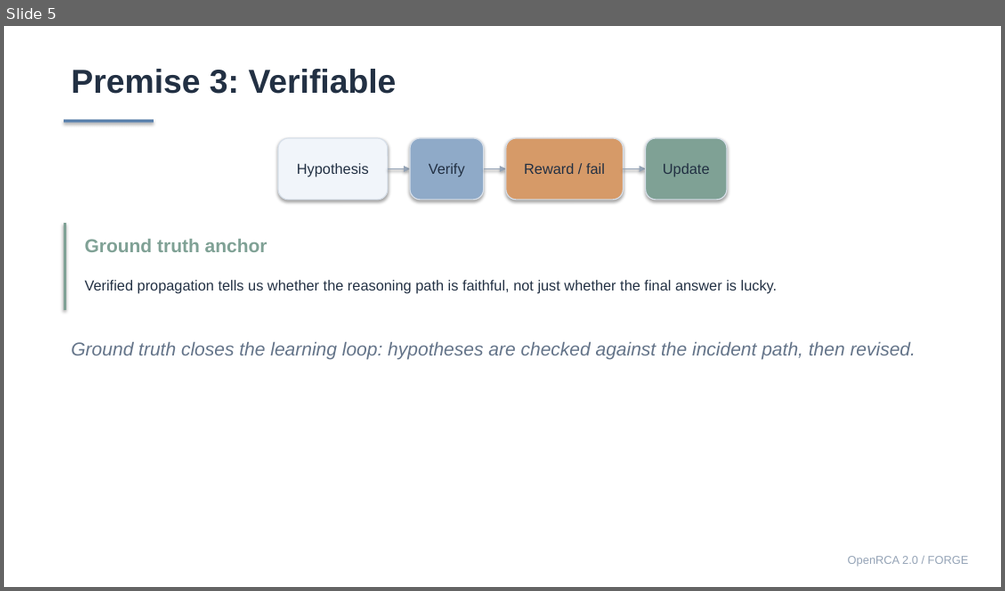
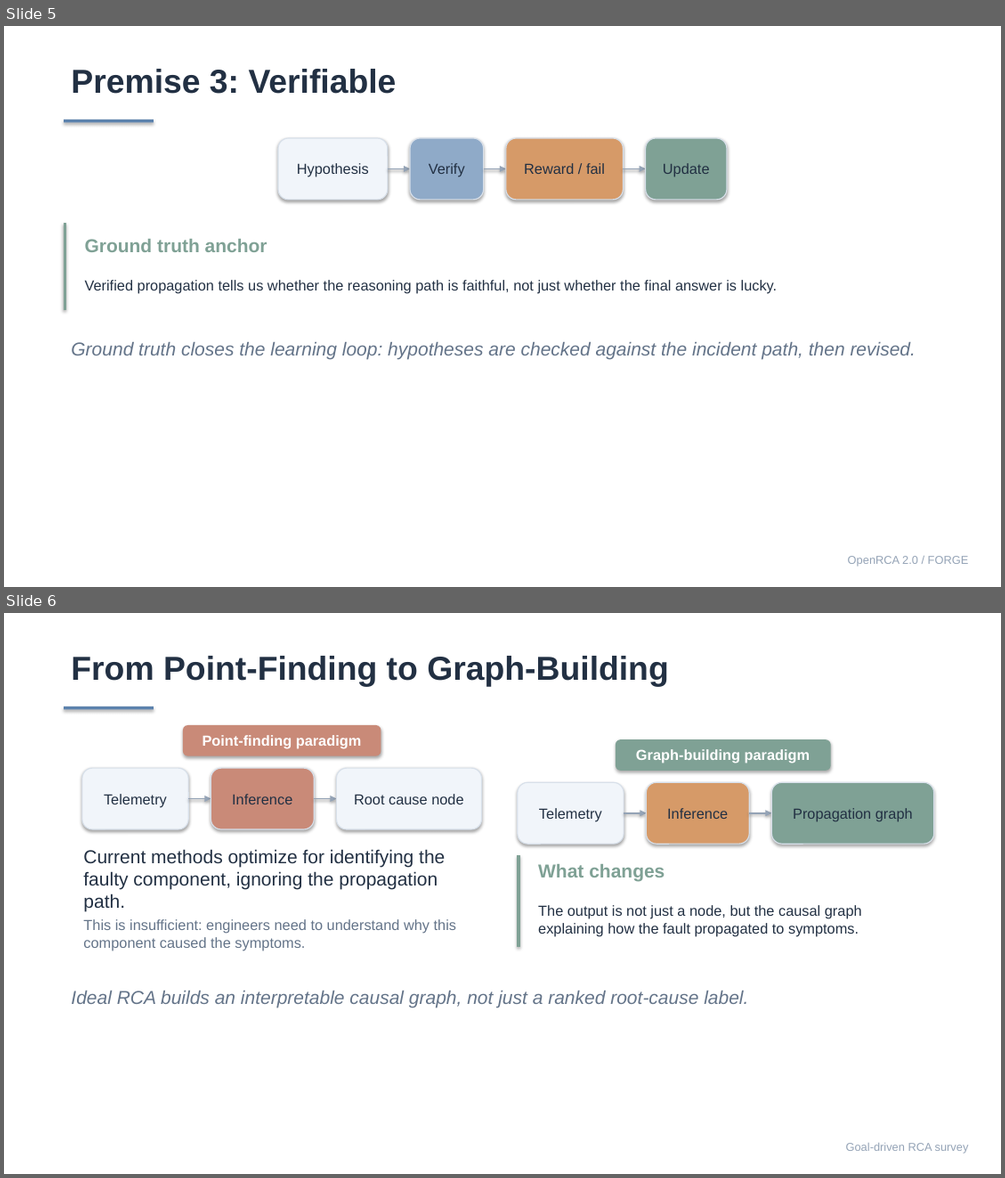
Before and after one commit to Lincyaw/paperops, a slide deck: examples/self-intro/diagnostic_world_model.pptx. Shown one above the other, each under a label of ours: slide 5 before the commit, slides 5 and 6 after it. The pictures are 1005x591 and 1005x1178 pixels, drawn with LibreOffice and Linux fonts; fonts in the diff are those of the drawing. Boxes give left, top, right and bottom in pixels: in the first picture for what was removed or moved away, otherwise in the second. Text is boxed around its words. In the diff, an @@ line names an element or a change of style, - is before the commit and + after.

```diff
--- a/examples/self-intro/diagnostic_world_model.pptx
+++ b/examples/self-intro/diagnostic_world_model.pptx
@@ slide 6 added at <box>4,613,1001,1174</box>, background #FFFFFF @@
@@ text added at <box>71,656,669,686</box>, 32 pt, text #223043, bold @@
+From Point-Finding to Graph-Building
@@ rectangle added at <box>64,706,154,709</box>, fill #5C82AD @@
@@ rounded rectangle added at <box>183,725,380,755</box>, fill #C98A78, 14 pt, text #FFFFFF, bold @@
+Point-finding paradigm
@@ rounded rectangle added at <box>615,739,831,770</box>, fill #7FA195, 14 pt, text #FFFFFF, bold @@
+Graph-building paradigm
@@ rounded rectangle added at <box>82,768,189,829</box>, fill #F1F5FA, outline #D8E0EA 1 pt, 14 pt, text #223043 @@
+Telemetry
@@ rounded rectangle added at <box>211,768,315,829</box>, fill #C98A78, outline #D8E0EA 1 pt, 14 pt, text #223043 @@
+Inference
@@ rounded rectangle added at <box>337,768,482,829</box>, fill #F1F5FA, outline #D8E0EA 1 pt, 14 pt, text #223043 @@
+Root cause node
@@ arrow added from (189, 798) to (211, 798), #94A3B6 1.5 pt @@
@@ arrow added from (315, 798) to (337, 798), #94A3B6 1.5 pt @@
@@ rounded rectangle added at <box>518,783,624,844</box>, fill #F1F5FA, outline #D8E0EA 1 pt, 14 pt, text #223043 @@
+Telemetry
@@ rounded rectangle added at <box>647,783,750,844</box>, fill #D69A68, outline #D8E0EA 1 pt, 14 pt, text #223043 @@
+Inference
@@ rounded rectangle added at <box>772,783,934,844</box>, fill #7FA195, outline #D8E0EA 1 pt, 14 pt, text #223043 @@
+Propagation graph
@@ arrow added from (624, 813) to (647, 813), #94A3B6 1.5 pt @@
@@ arrow added from (750, 813) to (772, 813), #94A3B6 1.5 pt @@
@@ text added at <box>83,849,445,912</box>, 18 pt, text #223043 @@
+Current methods optimize for identifying the faulty component, ignoring the propagation path.
@@ rectangle added at <box>518,856,520,947</box>, fill #7FA195, outline #7FA195 1 pt @@
@@ text added at <box>538,864,664,882</box>, 18 pt, text #7FA195, bold @@
+What changes
@@ text added at <box>538,905,862,936</box>, 14 pt, text #223043 @@
+The output is not just a node, but the causal graph explaining how the fault propagated to symptoms.
@@ text added at <box>83,919,456,950</box>, 14 pt, text #647489 @@
+This is insufficient: engineers need to understand why this component caused the symptoms.
@@ text added at <box>71,990,748,1007</box>, 18 pt, text #647489, italic @@
+Ideal RCA builds an interpretable causal graph, not just a ranked root-cause label.
@@ text added at <box>846,1143,969,1153</box>, 11 pt, text #94A3B6 @@
+Goal-driven RCA survey
```
Also in this commit, not shown: 8 slides changed, 5 other slides added, 7 slides removed, 1 other file.
